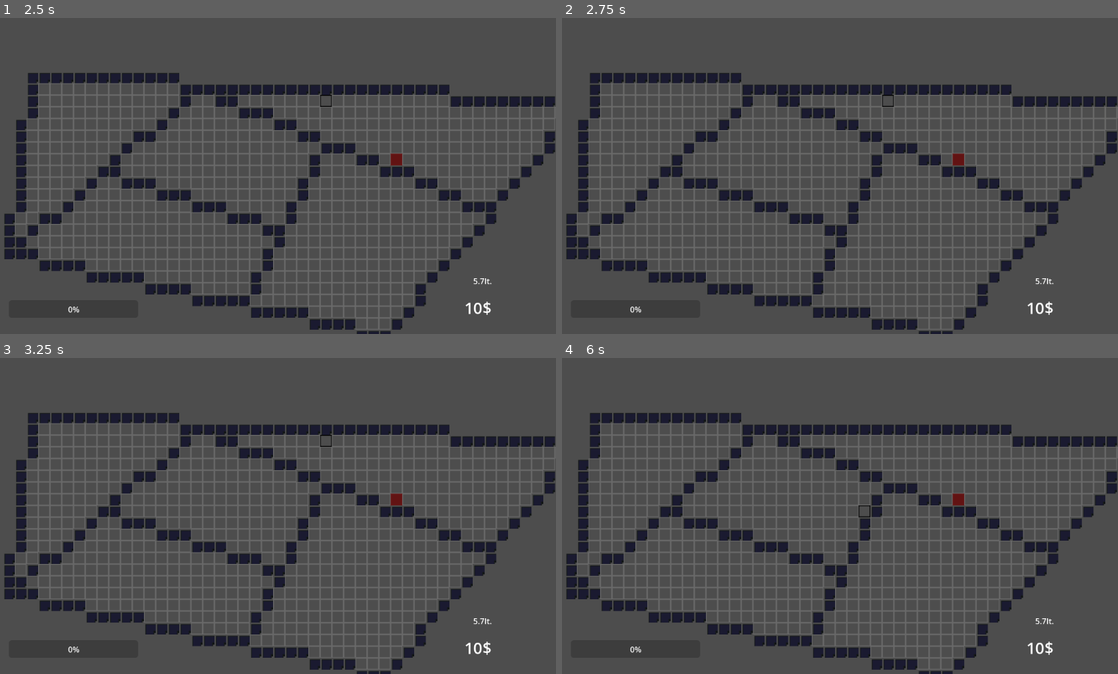
Above: before the commit, frames 1-4 (two rows, left to right).
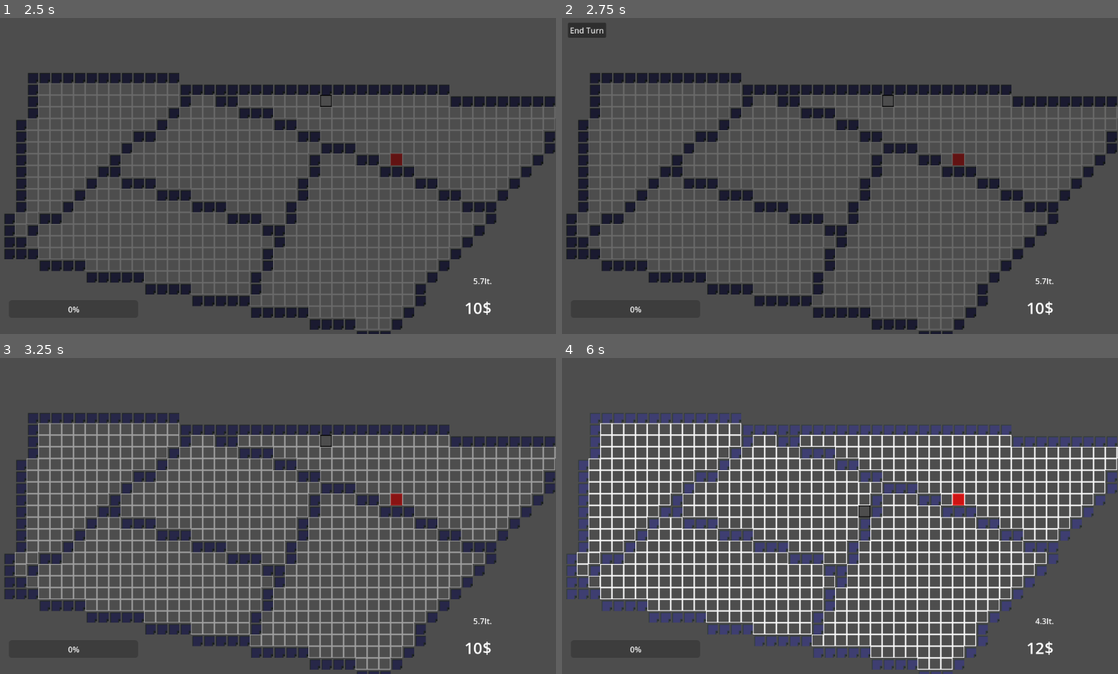
Above: after the commit, the same moments.

Repository: HitBox38/Blood-and-Dominion
Game: Godot game, scene res://Scenes/main_scene.tscn
Two runs of this game, one before a commit and one after it. Both use one fixed random seed, a clock stepped at 60 frames per second and the inputs below. The engine's default icon, where the game draws it, is replaced by a stand-in: a white triangle on a blue panel in a dark square.
Inputs (mouse positions are in pixels of both pictures, inside the frame that each line leads up to):
- Up to frame 1 (2.5 s): tap Enter at 0.5, 2 s; move the mouse to (400, 160) at 0.52 s; click (400, 160) at 0.67 s; tap Space at 1.25 s; drag from (161, 191) to (244, 239) at 1.27 s; move the mouse to (328, 106) at 2.02 s; click (328, 106) at 2.17 s
- Up to frame 2 (2.75 s): no input
- Up to frame 3 (3.25 s): click (27, 370) at 2.75 s, where only the run after the commit has a clickable "End Turn"
- Up to frame 4 (6 s): tap Space at 3.5, 5 s; drag from (806, 579) to (667, 468) at 3.52 s; tap Enter at 4.25 s; move the mouse to (1006, 563) at 4.27 s; click (1006, 563) at 4.42 s; drag from (667, 468) to (751, 437) at 5.02 s; move the mouse to (862, 516) at 5.77 s; click (862, 516) at 5.92 s

Frame 1 is identical in both runs. In frame 2, 0.3% of the frame differs, in the area x 1-8%, y 1-7%; in frame 3, 12%; in frame 4, 26%, in the area x 0-100%, y 17-100%.

Commit message:
Churches 1

Diff:
--- a/Nodes/city_map_node.tscn
+++ b/Nodes/city_map_node.tscn
@@ -1,9 +1,10 @@
-[gd_scene load_steps=11 format=3 uid="uid://bms2rbjike78j"]
+[gd_scene load_steps=13 format=3 uid="uid://bms2rbjike78j"]
 
 [ext_resource type="Texture2D" uid="uid://k5mtggpvtpyf" path="res://icon.svg" id="1_efylv"]
 [ext_resource type="Texture2D" uid="uid://b7rt5o338264o" path="res://Assets/Art/borders.png" id="2_ulji7"]
 [ext_resource type="Texture2D" uid="uid://be34oyj8j51cn" path="res://Assets/Art/control_mask.png" id="3_3en0w"]
 [ext_resource type="Texture2D" uid="uid://drabjr5pypcsc" path="res://Assets/Art/walls_tilesheet.png" id="4_j2pgv"]
+[ext_resource type="Texture2D" uid="uid://cfjto412sr6y6" path="res://Assets/Art/white.png" id="5_6etda"]
 [ext_resource type="Script" path="res://Scripts/city_map.gd" id="5_q47h1"]
 
 [sub_resource type="TileSetAtlasSource" id="TileSetAtlasSource_bsqxv"]
@@ -115,11 +116,16 @@
 4:4/0 = 0
 5:4/0 = 0
 
+[sub_resource type="TileSetAtlasSource" id="TileSetAtlasSource_pp3cd"]
+texture = ExtResource("5_6etda")
+0:0/0 = 0
+
 [sub_resource type="TileSet" id="TileSet_twkb4"]
 sources/0 = SubResource("TileSetAtlasSource_bsqxv")
 sources/1 = SubResource("TileSetAtlasSource_ht610")
 sources/2 = SubResource("TileSetAtlasSource_dolxr")
 sources/3 = SubResource("TileSetAtlasSource_y2jk0")
+sources/4 = SubResource("TileSetAtlasSource_pp3cd")
 
 [node name="TileMap" type="TileMap"]
 position = Vector2(854, 440)
@@ -134,3 +140,5 @@
 layer_2/tile_data = PackedInt32Array(-262150, 196610, 0, -327686, 196610, 0, -393222, 196610, 0, -458758, 196610, 0, -5 …(31301 unchanged characters)…
 script = ExtResource("5_q47h1")
 infection_max_time = 2.0
+infection_suspicion_chance = 0.25
+infection_suspicion_amount = 0.5
--- a/Scenes/main_scene.tscn
+++ b/Scenes/main_scene.tscn
@@ -1,17 +1,18 @@
-[gd_scene load_steps=9 format=3 uid="uid://n8rakfda73kw"]
+[gd_scene load_steps=9 format=3 uid="uid://cmsym24flsyge"]
 
 [ext_resource type="PackedScene" uid="uid://bms2rbjike78j" path="res://Nodes/city_map_node.tscn" id="1_1n2f3"]
 [ext_resource type="PackedScene" uid="uid://xh4mko155k85" path="res://Nodes/camera_2d.tscn" id="2_xkvao"]
 [ext_resource type="PackedScene" uid="uid://bmymf2wru6hfv" path="res://Nodes/canvas_night_node.tscn" id="3_8u3od"]
-[ext_resource type="PackedScene" path="res://Nodes/end_turn_btn.tscn" id="4_0hyxq"]
+[ext_resource type="PackedScene" uid="uid://ba1tplpfjqyl8" path="res://Nodes/end_turn_btn.tscn" id="4_0hyxq"]
 [ext_resource type="Script" path="res://Scripts/ui_control.gd" id="4_mv4kg"]
-[ext_resource type="PackedScene" uid="uid://dfsm17ef20u2f" path="res://Nodes/blood_indicator.tscn" id="6_250et"]
-[ext_resource type="PackedScene" path="res://Nodes/suspition_bar.tscn" id="6_u86mm"]
-[ext_resource type="PackedScene" path="res://Nodes/money_indicator.tscn" id="7_l4or3"]
+[ext_resource type="PackedScene" uid="uid://b0bcpfdmif4bq" path="res://Nodes/blood_indicator.tscn" id="6_250et"]
+[ext_resource type="PackedScene" uid="uid://btbimtupjvmuh" path="res://Nodes/suspition_bar.tscn" id="6_u86mm"]
+[ext_resource type="PackedScene" uid="uid://gt6wgoaneag7" path="res://Nodes/money_indicator.tscn" id="7_l4or3"]
 
 [node name="Node2D" type="Node2D"]
 
 [node name="WorldMap" parent="." instance=ExtResource("1_1n2f3")]
+infection_spread_max = 0.415
 infection_suspicion_chance = 0.2
 infection_suspicion_amount = 0.1
 
@@ -46,8 +47,7 @@
 
 [node name="TimeCycle" parent="." instance=ExtResource("3_8u3od")]
 color = Color(0.458824, 0.466667, 0.447059, 1)
-day_time = 10.0
-night_time = 15.0
+night_time = 2.5
 
 [connection signal="cell_suspicious" from="WorldMap" to="Camera2D/CanvasLayer/SuspitionBar" method="_on_map_cell_suspicious"]
 [connection signal="pressed" from="Camera2D/CanvasLayer/EndTurnBtn" to="TimeCycle" method="_on_button_pressed"]
--- a/Scripts/city_map.gd
+++ b/Scripts/city_map.gd
@@ -7,6 +7,11 @@
 @export var infection_suspicion_chance = 0.35
 @export var infection_suspicion_amount = 1.0
 
+@export var church_min_suspicion = 40.0
+@export var church_build_max_time = 30
+@export var church_build_min_time = 10
+@export var max_churches = 10
+
 signal cell_suspicious(amount:float)
 
 var prevTileChanged = Vector2i.MAX
@@ -14,10 +19,23 @@
 var infected_cell_tiles = {}
 var infection_time = 0
 
+var church_build_time = 0.0
+var church_build_wait_time = 25.0
+var church_cell_tiles = []
+
 # Called every frame. 'delta' is the elapsed time since the previous frame.
 func _process(delta):
 	if TimeCycle.is_day:
 		spread_infection(delta)
+		# if reached certain suspicion then start building churches based on timer
+		if Suspicion.player_suspicion >= church_min_suspicion:
+			church_build_wait_time = church_build_max_time - (Suspicion.player_suspicion / 100) * (church_build_max_time - church_build_min_time)
+			church_build_time += delta
+			if church_build_time >= church_build_wait_time:
+				print_debug(church_build_wait_time)
+				church_build_time = 0.0
+				build_church()
+
 	# changing selection cursor
 	if need_cell_selection:
 		change_selected(Vector2i(2, 0))
@@ -46,7 +64,7 @@
 				var surr_cells = get_surrounding_cells(tile)
 				for l in range(surr_cells.size()):
 					var cell = surr_cells[l]
-					if get_cell_source_id(1, cell) == -1:
+					if get_cell_source_id(1, cell) == -1 or church_cell_tiles.has(cell):
 						continue
 					randomize()
 					if randi_range(0, 100) / 100 <= infection_suspicion_chance: # if we didnt reach out of the chances
@@ -80,3 +98,20 @@
 				else:
 					infected_cell_tiles[tile] = 1
 				need_cell_selection = false
+
+func build_church():
+	var possible_cells = get_used_cells(1)
+	# build churches when reached certain suspicion
+	var cell_to_build_on = possible_cells.pick_random()
+	while infected_cell_tiles.has(cell_to_build_on) or church_cell_tiles.has(cell_to_build_on):
+		randomize()
+		cell_to_build_on = possible_cells.pick_random()
+		if church_cell_tiles.size() >= max_churches:
+			break
+	if church_cell_tiles.size() < max_churches:
+		# build church
+		set_cell(2, cell_to_build_on, 4, Vector2i.ZERO)
+		if church_cell_tiles.is_empty():
+			church_cell_tiles = [ cell_to_build_on ]
+		else:
+			church_cell_tiles.append(cell_to_build_on)
--- a/Scripts/suspicion_bar.gd
+++ b/Scripts/suspicion_bar.gd
@@ -1,16 +1,23 @@
 extends ProgressBar
+
+class_name Suspicion
 
 @export var defeat_suspicion = 100.0
 
 var current_suspicion = 0.0
 
+static var player_suspicion = 0.0
+
 func _process(delta):
 	if value < current_suspicion:
 		value = lerpf(value, current_suspicion, delta)
+	if player_suspicion != current_suspicion:
+		player_suspicion = current_suspicion
 
 func add_suspicion(amount:float):
-	current_suspicion += amount
-	if current_suspicion >= defeat_suspicion:
+	if current_suspicion + amount <= defeat_suspicion:
+		current_suspicion += amount
+	else:
 		# send to defeat
 		pass
 
Binary file added: Assets/Art/white.png
Not shown, changed: Assets/Art/white.png.import
Not shown: 1 places in Nodes/blood_indicator.tscn that only renumber resources
